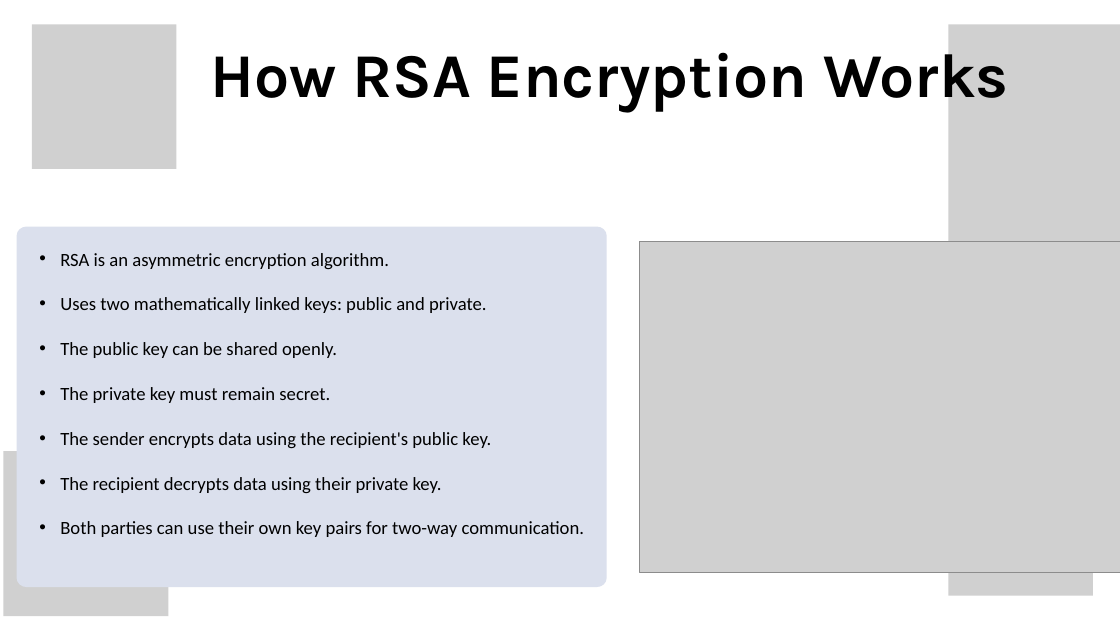
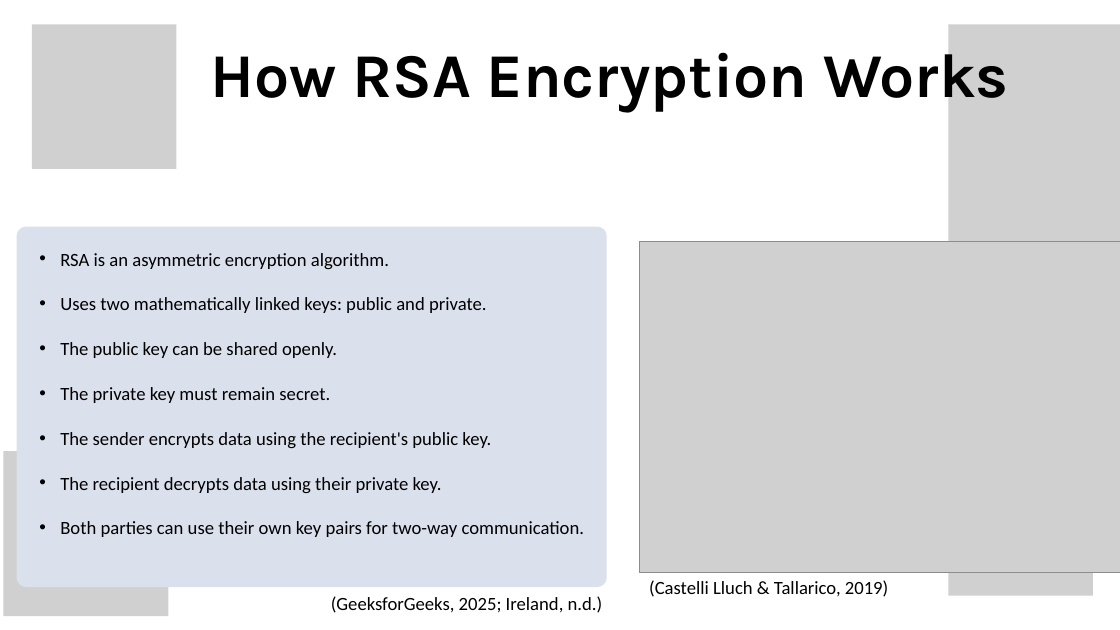
Before and after one commit to Muffinszer/cep146-teamproject1, a slide deck: slide 2 of RSA Encryption.pptx. Drawn at 1120x630 pixels with LibreOffice and Linux fonts; fonts in the diff are those of the drawing; grey boxes stand for pictures; background and template pictures are left out. Boxes give left, top, right and bottom in pixels: in the first picture for what was removed or moved away, otherwise in the second. Text is boxed around its words. In the diff, an @@ line names an element or a change of style, - is before the commit and + after.

```diff
--- a/RSA Encryption.pptx
+++ b/RSA Encryption.pptx
@@ text added at (331,596,603,613), 24 pt, text #000000 @@
+  (GeeksforGeeks, 2025; Ireland, n.d.)
@@ text added at (649,580,888,597), 24 pt, text #000000 @@
+  (Castelli Lluch & Tallarico, 2019)
```
Also in this commit, not shown: 7 other slides changed, 1 slide added.
